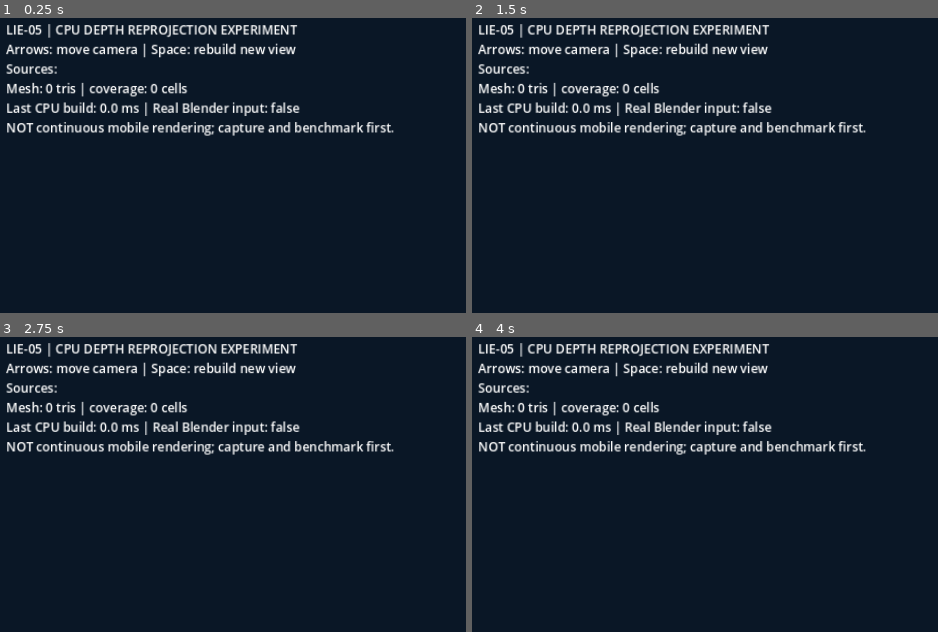
Above: before the commit, frames 1-4 (two rows, left to right).
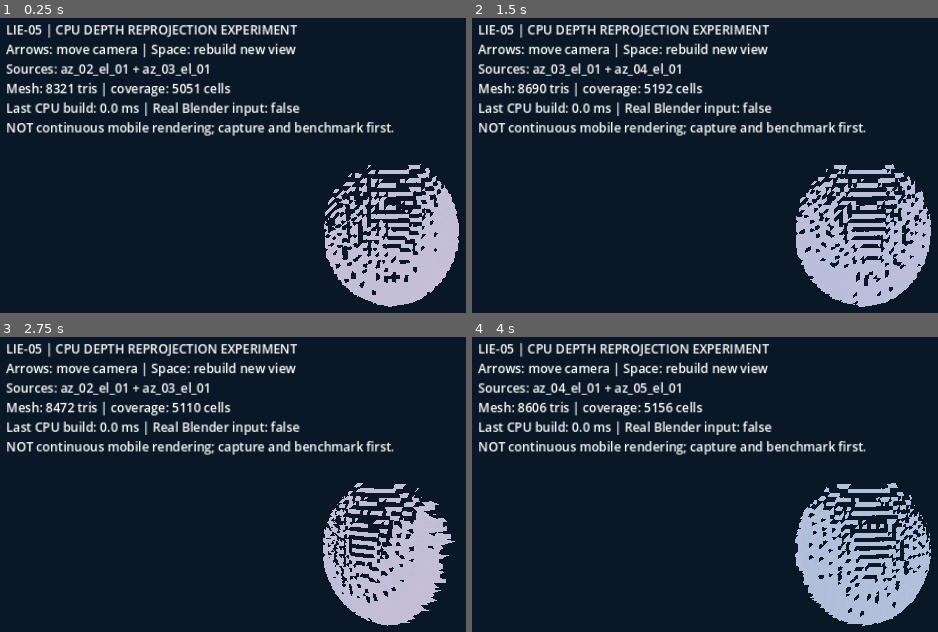
Above: after the commit, the same moments.

Repository: heliossamuelhernandezreyes/Lie-Engine
Game: Godot game, scene res://scenes/lie_reprojection_lab.tscn
Two runs of this game, one before a commit and one after it. Both use one fixed random seed, a clock stepped at 60 frames per second and the inputs below. This scene is started directly instead of the project's main scene.
Inputs:
- Up to frame 1 (0.25 s): no input
- Up to frame 2 (1.5 s): tap Enter (ui_accept) at 0.5, 0.6, 0.77, 1.07, 1.35 s; hold Right (ui_right) 0.53-1.28 s; hold Left (ui_left) from 1.28 s (still down)
- Up to frame 3 (2.75 s): tap Enter (ui_accept) at 1.52, 1.82, 2.1 s; release Left (ui_left) at 2.03 s; hold Right (ui_right) from 2.03 s (still down)
- Up to frame 4 (4 s): tap Enter (ui_accept) at 2.85, 3.02, 3.32, 3.6, 3.77 s; release Right (ui_right) at 3.53 s; hold Left (ui_left) from 3.53 s (still down)

The runs differ from the first frame. In frame 1, 9.0% of the frame differs, in the area x 9-99%, y 15-98%; in frame 2, 9.4%; in frame 3, 8.9%; in frame 4, 9.4%.

Commit message:
feat(lie-05): runnable synthetic fallback without mislabeling uncaptured geometry

Diff:
--- a/scripts/lie_reprojection_node.gd
+++ b/scripts/lie_reprojection_node.gd
@@ -6,6 +6,7 @@
 const Pair = preload("res://scripts/lie_angular_pair.gd")
 const Mesher = preload("res://scripts/lie_depth_mesher.gd")
 const Forward = preload("res://scripts/lie_forward_reprojector.gd")
+const Synthetic = preload("res://scripts/lie_depth_node.gd")
 const SHADER = preload("res://shaders/lie_reprojection.gdshader")
 
 @export var asset_id := "demo_shard"
@@ -47,11 +48,12 @@
 func _load_capture() -> Dictionary:
     var manifest_path := "res://assets/captures/%s/manifest.json" % asset_id
     if not FileAccess.file_exists(manifest_path):
-        return {}
+        return Mesher.default_capture()
     var json: Variant = JSON.parse_string(FileAccess.get_file_as_string(manifest_path))
     if not json is Dictionary:
-        return {}
-    return Mesher.capture_from_manifest(json)
+        return Mesher.default_capture()
+    var capture: Dictionary = Mesher.capture_from_manifest(json)
+    return capture if not capture.is_empty() else Mesher.default_capture()
 
 func _channels(key: String) -> Dictionary:
     if _cache.has(key):
@@ -60,13 +62,29 @@
     var cp: String = path + ".albedo.png"
     var dp: String = path + ".depth.png"
     if not ResourceLoader.exists(cp, "Texture2D") or not ResourceLoader.exists(dp, "Texture2D"):
-        return {}
+        return _synthetic_channels(key)
     var color: Texture2D = load(cp) as Texture2D
     var depth: Texture2D = load(dp) as Texture2D
     if color == null or depth == null or color.get_size() != depth.get_size():
-        return {}
+        return _synthetic_channels(key)
     var entry: Dictionary = {
-        "albedo": color.get_image(), "depth": depth.get_image()
+        "albedo": color.get_image(), "depth": depth.get_image(), "captured": true
+    }
+    _cache[key] = entry
+    return entry
+
+func _synthetic_channels(key: String) -> Dictionary:
+    # A visible but honestly labeled fallback for a fresh checkout that does
+    # not yet include generated Blender captures. NOT a photographic asset.
+    var index: int = int(key.substr(3, 2))
+    var synthetic: Node3D = Synthetic.new()
+    synthetic.set("azimuth_steps", azimuth_steps)
+    var channels: Dictionary = synthetic.call("_synthetic_view", index)
+    synthetic.free()
+    var entry: Dictionary = {
+        "albedo": (channels["albedo"] as Texture2D).get_image(),
+        "depth": (channels["depth"] as Texture2D).get_image(),
+        "captured": false
     }
     _cache[key] = entry
     return entry
@@ -86,7 +104,7 @@
         using_real_capture = false
         output.mesh = null
         return false
-    using_real_capture = true
+    using_real_capture = bool(source_a.get("captured", false)) and bool(source_b.get("captured", false))
     var first: Dictionary = source_a.duplicate()
     var second: Dictionary = source_b.duplicate()
     first["azimuth"] = int(pair["first"])
